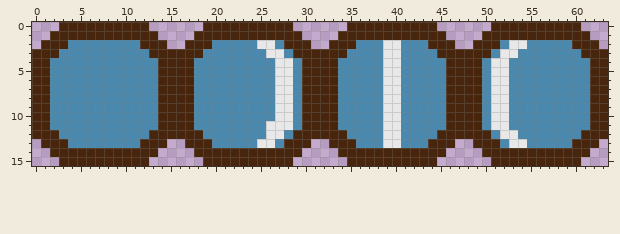
Pixel-art sprite: 151211/RagnarsRok/img/Shield.png. Above is the file before it was changed.
The file is 128x32 pixels, drawn in blocks of 2x2; one block is one cell here.
Once edited:
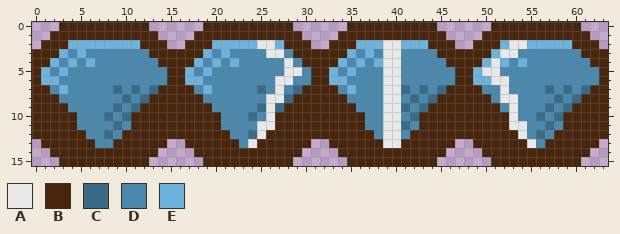
Palette (. is transparent): A #e8e8e8  B #48260e  C #396a88  D #4a88ad  E #6bb2dc
Edits made:
@@ x 0..63 @@
  1 ..BBBBBBBBBBBB....BBBBBBBBBBBB....BBBBBBBBBBBB....BBBBBBBBBBBB..
- 2 .BBBDDDDDDDDBBB..BBBDDDDDAADBBB..BBBDDDAADDDBBB..BBBDAADDDDDBBB.
- 3 BBBDDDDDDDDDDBBBBBBDDDDDDDAADBBBBBBDDDDAADDDDBBBBBBDAADDDDDDDBBB
- 4 BBDDDDDDDDDDDDBBBBDDDDDDDDDAADBBBBDDDDDAADDDDDBBBBDAADDDDDDDDDBB
- 5 BBDDDDDDDDDDDDBBBBDDDDDDDDDAADBBBBDDDDDAADDDDDBBBBDAADDDDDDDDDBB
- 6 BBDDDDDDDDDDDDBBBBDDDDDDDDDAADBBBBDDDDDAADDDDDBBBBDAADDDDDDDDDBB
- 7 BBDDDDDDDDDDDDBBBBDDDDDDDDDAADBBBBDDDDDAADDDDDBBBBDAADDDDDDDDDBB
- 8 BBDDDDDDDDDDDDBBBBDDDDDDDDDAADBBBBDDDDDAADDDDDBBBBDAADDDDDDDDDBB
- 9 BBDDDDDDDDDDDDBBBBDDDDDDDDDAADBBBBDDDDDAADDDDDBBBBDAADDDDDDDDDBB
-10 BBDDDDDDDDDDDDBBBBDDDDDDDDDAADBBBBDDDDDAADDDDDBBBBDAADDDDDDDDDBB
-11 BBDDDDDDDDDDDDBBBBDDDDDDDDAAADBBBBDDDDDAADDDDDBBBBDAADDDDDDDDDBB
-12 BBBDDDDDDDDDDBBBBBBDDDDDDDAADBBBBBBDDDDAADDDDBBBBBBDAADDDDDDDBBB
-13 .BBBDDDDDDDDBBB..BBBDDDDDAADBBB..BBBDDDAADDDBBB..BBBDAADDDDDBBB.
+ 2 .BBBEEEEEEEEBBB..BBBEEEEEAAEBBB..BBBEEEAAEEEBBB..BBBEAAEEEEEBBB.
+ 3 BBBEDEDDDDDDDBBBBBBEDEDDDDAADBBBBBBEDEDAADDDDBBBBBBEAADDDDDDDBBB
+ 4 BBEDEDEDDDDDDDBBBBEDEDEDDDDDADBBBBEDEDEAADDDDDBBBBEAEDEDDDDDDDBB
+ 5 BEDEDDDDDDDDDDDBBEDEDDDDDDDDAADBBEDEDDDAADDDDDDBBEAADDDDDDDDDDDB
+ 6 BEEDDDDDDDDDDDDBBEEDDDDDDDDAADDBBEEDDDDAADDDDDDBBEEAADDDDDDDDDDB
+ 7 BBDEDDDDDCDCDCBBBBDEDDDDDCDADCBBBBDEDDDAACDCDCBBBBDDADDDDCDCDCBB
+ 8 BBBDDDDDDDCDCBBBBBBDDDDDDDAACBBBBBBDDDDAADCDCBBBBBBDAADDDDCDCBBB
+ 9 BBBBDDDDDCDCBBBBBBBBDDDDDCACBBBBBBBBDDDAACDCBBBBBBBBDADDDCDCBBBB
+10 BBBBBDDDCDCBBBBBBBBBBDDDCDABBBBBBBBBBDDAADCBBBBBBBBBBADDCDCBBBBB
+11 BBBBBDDDDCDBBBBBBBBBBDDDDAABBBBBBBBBBDDAACDBBBBBBBBBBAADDCDBBBBB
+12 BBBBBBDDCDBBBBBBBBBBBBDDCABBBBBBBBBBBBDAADBBBBBBBBBBBBADCDBBBBBB
+13 .BBBBBBDDBBBBBB..BBBBBBDABBBBBB..BBBBBBAABBBBBB..BBBBBBADBBBBBB.
 14 ..BBBBBBBBBBBB....BBBBBBBBBBBB....BBBBBBBBBBBB....BBBBBBBBBBBB..
